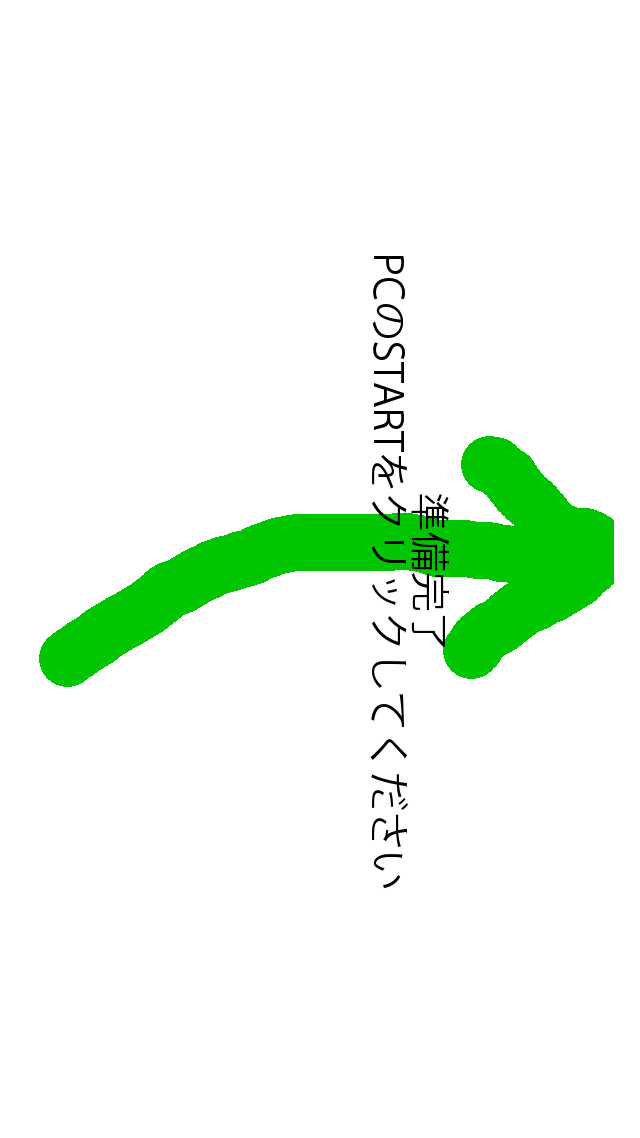
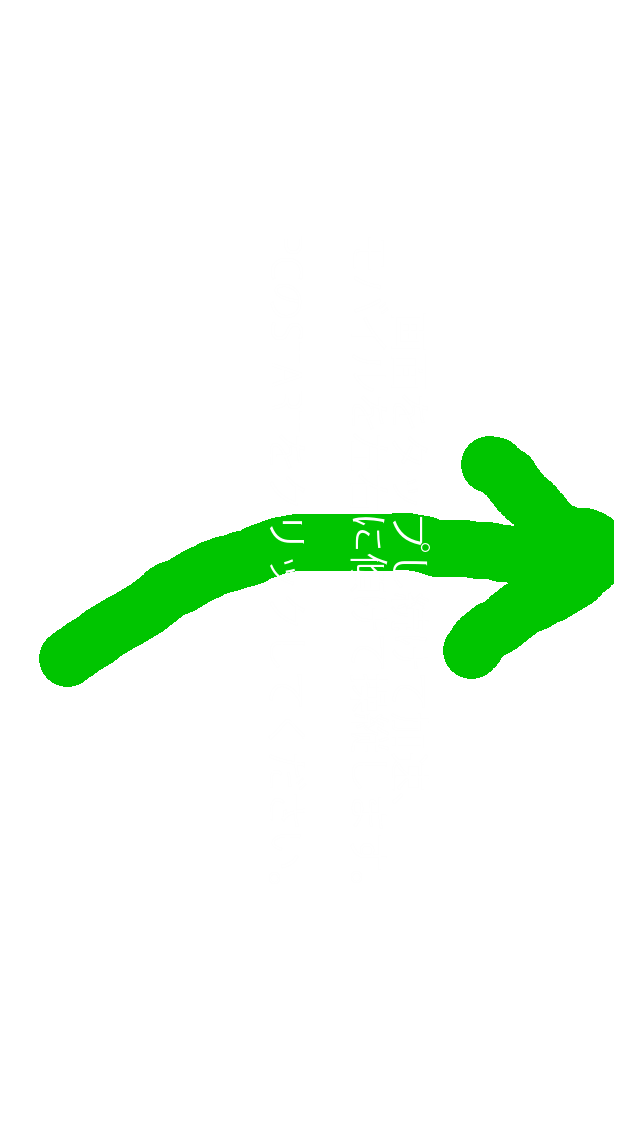
Comparing the layer stacks of the two w=640, h=1138 images. Changes:
renamed "準備完了 ..." to "画面をタップし続けて加速、 ...", painted on it over bbox(269, 256, 449, 888)
